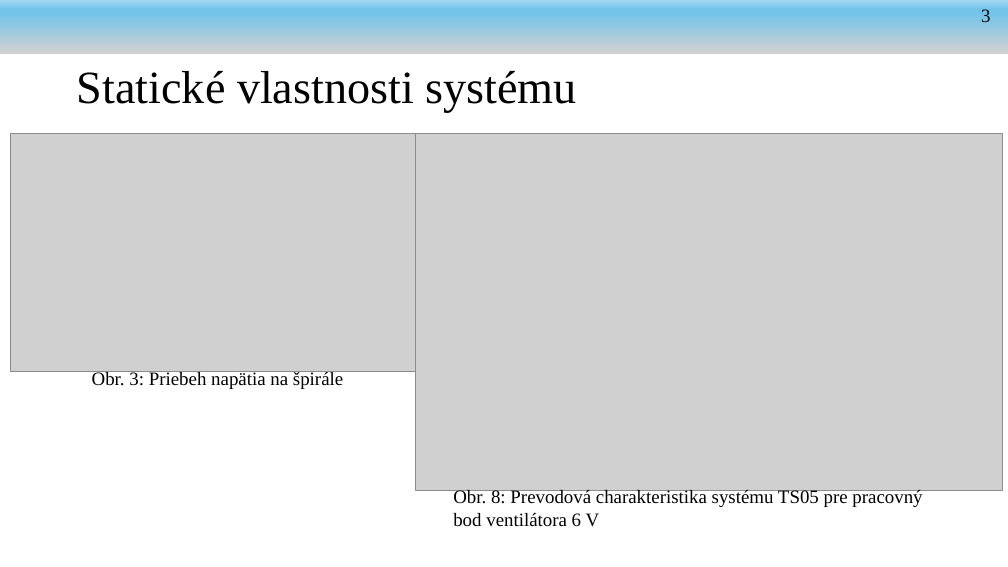
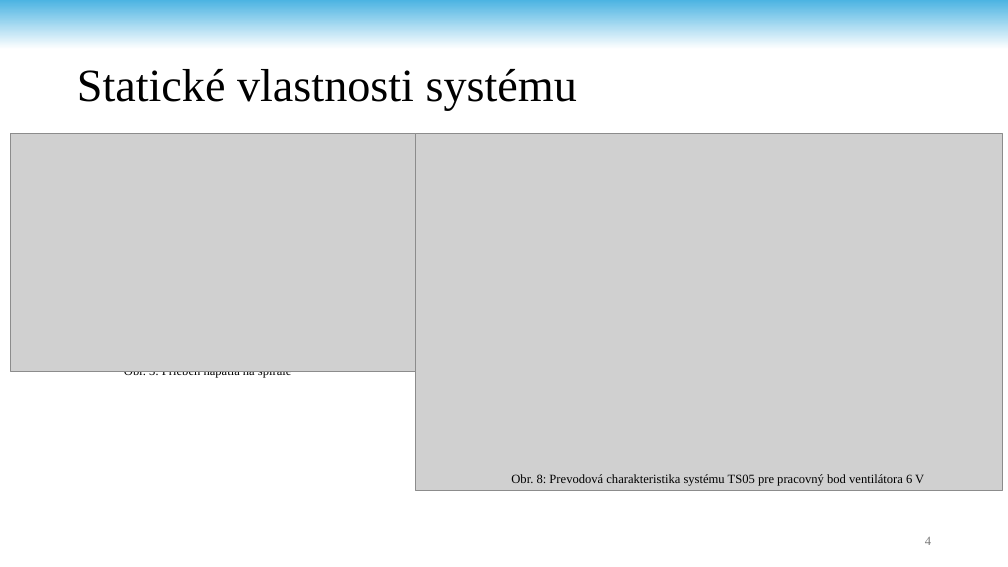
Before and after one commit to andrii-stoliar/DP-Stoliar, a slide deck: slide 4 of Prez/Prez.pptx (slide 5 before the commit). Drawn at 1008x567 pixels with LibreOffice and Linux fonts; fonts in the diff are those of the drawing; grey boxes stand for pictures; background and template pictures are left out. Boxes give left, top, right and bottom in pixels: in the first picture for what was removed or moved away, otherwise in the second. Text is boxed around its words. In the diff, an @@ line names an element or a change of style, - is before the commit and + after.

```diff
--- a/Prez/Prez.pptx
+++ b/Prez/Prez.pptx
@@ rectangle: place and size @@
-rectangle at box(0, 0, 1008, 54)
+rectangle at box(0, 0, 1008, 49)
@@ rectangle at box(0, 0, 1008, 49): fill gradient #D1D1D1 to #74C4E9 to #A2D8F0 to gradient #FFFFFF to #46B1E1 @@
@@ text removed at box(981, 9, 990, 22) @@
-3
@@ title "Statické vlastnosti systému" at box(77, 69, 577, 110): line spacing 1 to 0.9 @@
@@ text "Obr. 3: Priebeh napätia na ...": place and size @@
-text "Obr. 3: Priebeh napätia na ..." at box(92, 370, 343, 389)
+text "Obr. 3: Priebeh napätia na ..." at box(124, 371, 291, 378)
@@ text "Obr. 3: Priebeh napätia na ..." at box(124, 371, 291, 378): size 18 to 12 pt @@
@@ text "Obr. 8: Prevodová charakteristika systému ..." at box(511, 474, 924, 486): size 18 to 12 pt @@
@@ text "Obr. 8: Prevodová charakteristika systému ...": place and size @@
-text "Obr. 8: Prevodová charakteristika systému ..." at box(453, 489, 922, 527)
+text "Obr. 8: Prevodová charakteristika systému ..." at box(511, 474, 924, 486)
@@ page number added at box(925, 537, 931, 545), 12 pt, text #797979 @@
+4
```
Also in this commit, not shown: 8 other slides changed, 17 slides added, 7 slides removed, 32 other files.
